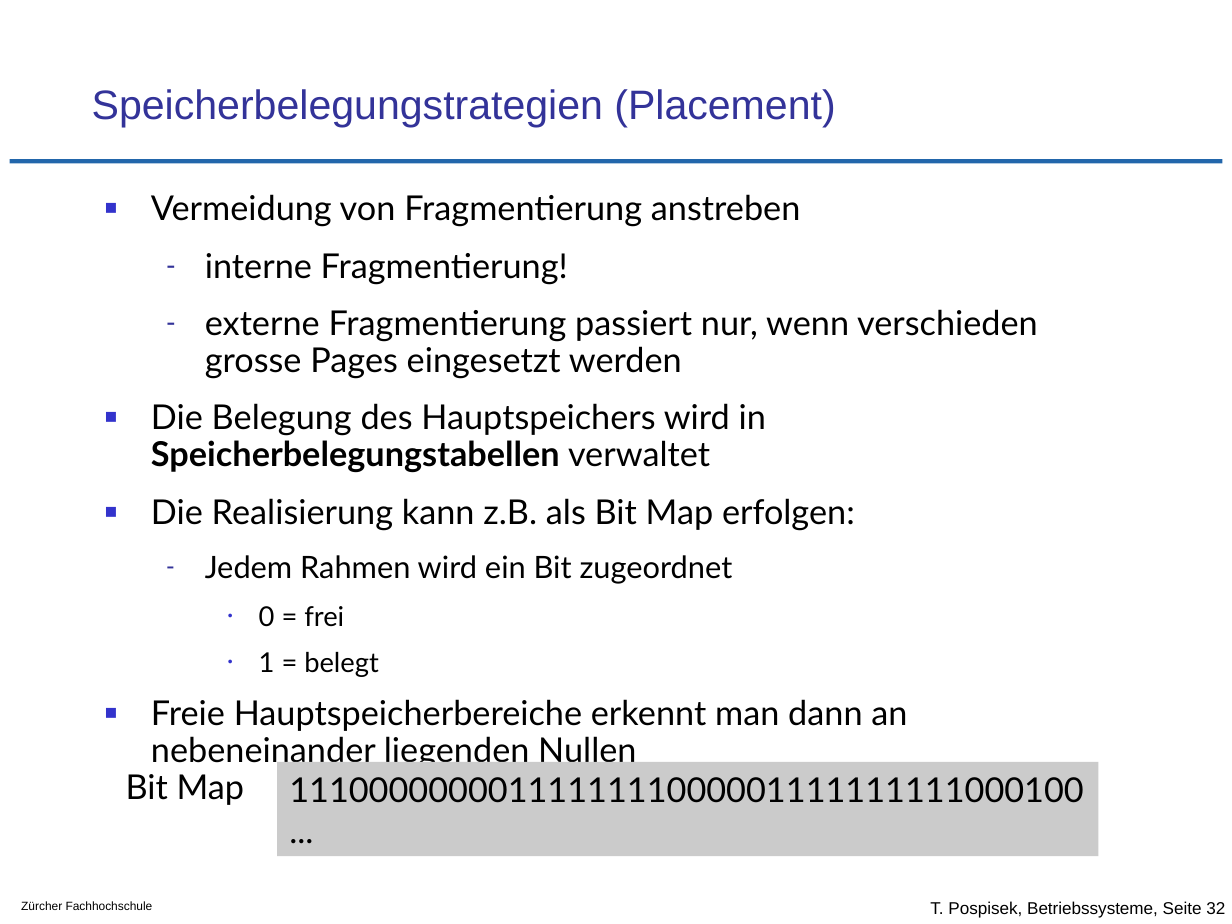
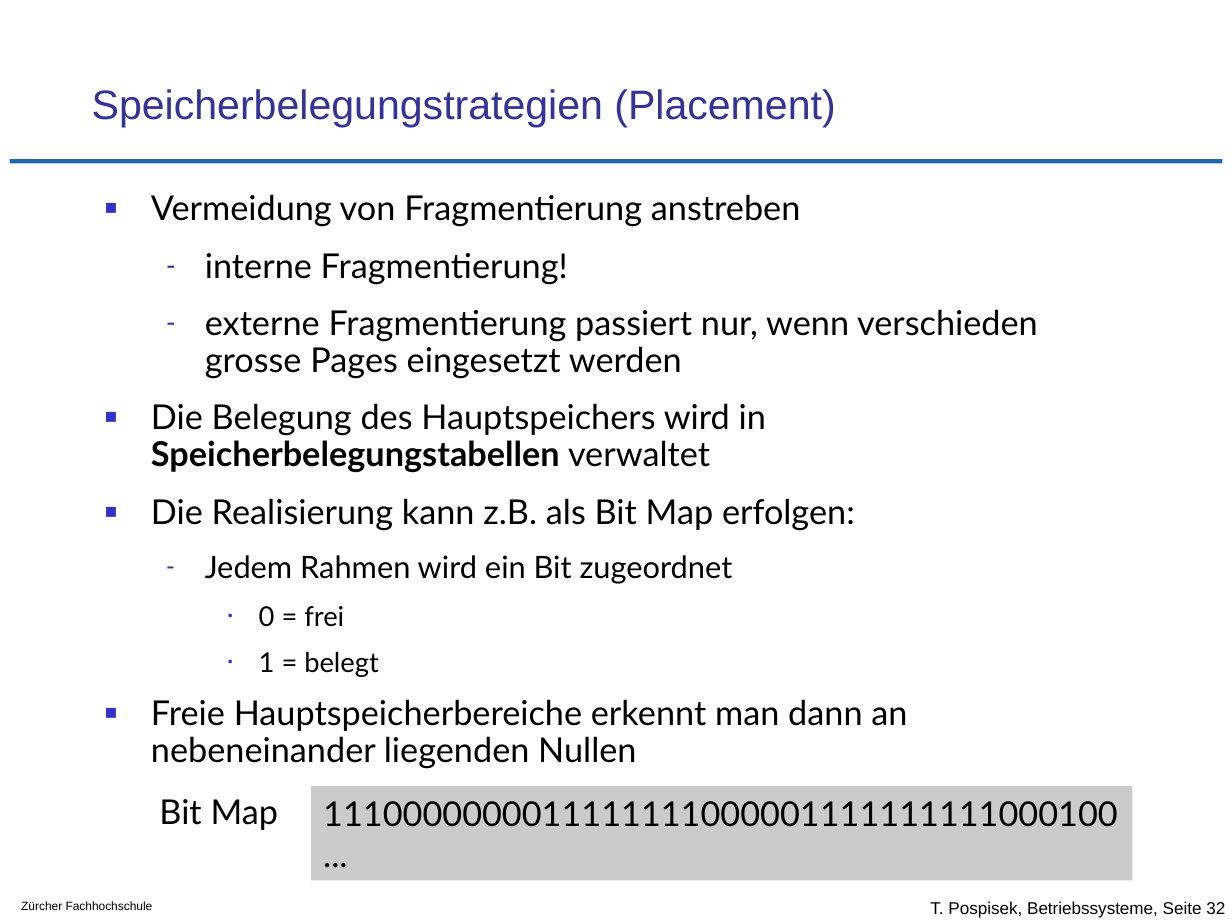
Before and after one commit to tpo/betriebssysteme, a slide deck: slide 32 of 11_Speicherverwaltung_Strategien.odp. Drawn at 1232x924 pixels with LibreOffice and Linux fonts; fonts in the diff are those of the drawing; background and template pictures are left out. Boxes give left, top, right and bottom in pixels: in the first picture for what was removed or moved away, otherwise in the second. Text is boxed around its words. In the diff, an @@ line names an element or a change of style, - is before the commit and + after.

```diff
--- a/11_Speicherverwaltung_Strategien.odp
+++ b/11_Speicherverwaltung_Strategien.odp
@@ text "Bit Map": place and size @@
-text "Bit Map" at (126, 774, 245, 805)
+text "Bit Map" at (159, 799, 279, 830)
@@ rectangle "1110000000011111111000001111111111000100...": place and size @@
-rectangle "1110000000011111111000001111111111000100..." at (277, 761, 1099, 856)
+rectangle "1110000000011111111000001111111111000100..." at (312, 786, 1133, 881)
```
Also in this commit, not shown: 4 other slides changed.
